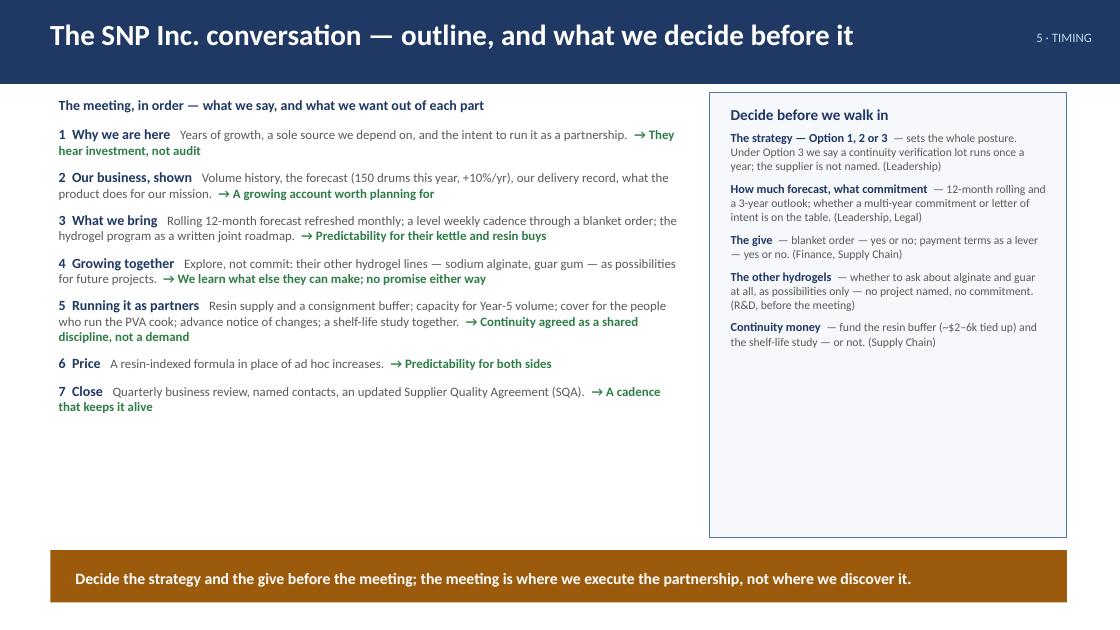
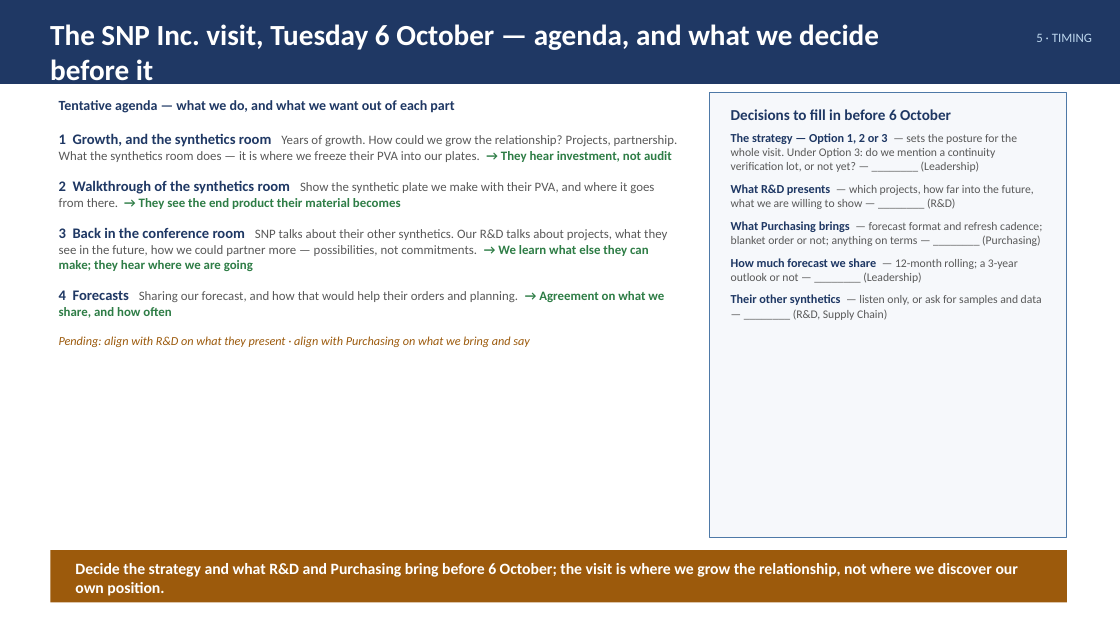
Before and after one commit to naviero1/Claude-Works, a slide deck: slide 9 of PVA second supplier initiative/PVA_Second_Supplier_Leadership_Deck.pptx. Drawn at 1120x630 pixels with LibreOffice and Linux fonts; fonts in the diff are those of the drawing. Boxes give left, top, right and bottom in pixels: in the first picture for what was removed or moved away, otherwise in the second. Text is boxed around its words. In the diff, an @@ line names an element or a change of style, - is before the commit and + after.

```diff
--- a/PVA second supplier initiative/PVA_Second_Supplier_Leadership_Deck.pptx
+++ b/PVA second supplier initiative/PVA_Second_Supplier_Leadership_Deck.pptx
@@ text at bbox=[50, 24, 879, 87]: text changed @@
-The SNP Inc. conversation — outline, and what we decide before it
+The SNP Inc. visit, Tuesday 6 October — agenda, and what we decide before it
@@ text at bbox=[59, 100, 454, 113]: text changed @@
-The meeting, in order — what we say, and what we want out of each part
+Tentative agenda — what we do, and what we want out of each part
@@ text at bbox=[731, 109, 1042, 320]: text changed @@
-Decide before we walk in
-The strategy — Option 1, 2 or 3 — sets the whole posture. Under Option 3 we say a continuity verification lot runs once a year; the supplier is not named. (Leadership)
-How much forecast, what commitment — 12-month rolling and a 3-year outlook; whether a multi-year commitment or letter of intent is on the table. (Leadership, Legal)
-The give — blanket order — yes or no; payment terms as a lever — yes or no. (Finance, Supply Chain)
-The other hydrogels — whether to ask about alginate and guar at all, as possibilities only — no project named, no commitment. (R&D, before the meeting)
-Continuity money — fund the resin buffer (~$2–6k tied up) and the shelf-life study — or not. (Supply Chain)
+Decisions to fill in before 6 October
+The strategy — Option 1, 2 or 3 — sets the posture for the whole visit. Under Option 3: do we mention a continuity verification lot, or not yet? — ________ (Leadership)
+What R&D presents — which projects, how far into the future, what we are willing to show — ________ (R&D)
+What Purchasing brings — forecast format and refresh cadence; blanket order or not; anything on terms — ________ (Purchasing)
+How much forecast we share — 12-month rolling; a 3-year outlook or not — ________ (Leadership)
+Their other synthetics — listen only, or ask for samples and data — ________ (R&D, Supply Chain)
@@ text at bbox=[59, 133, 678, 347]: text changed @@
-1 Why we are here Years of growth, a sole source we depend on, and the intent to run it as a partnership. → They hear investment, not audit
-2 Our business, shown Volume history, the forecast (150 drums this year, +10%/yr), our delivery record, what the product does for our mission. → A growing account worth planning for
-3 What we bring Rolling 12-month forecast refreshed monthly; a level weekly cadence through a blanket order; the hydrogel program as a written joint roadmap. → Predictability for their kettle and resin buys
-4 Growing together Explore, not commit: their other hydrogel lines — sodium alginate, guar gum — as possibilities for future projects. → We learn what else they can make; no promise either way
-5 Running it as partners Resin supply and a consignment buffer; capacity for Year-5 volume; cover for the people who run the PVA cook; advance notice of changes; a shelf-life study together. → Continuity agreed as a shared discipline, not a demand
-6 Price A resin-indexed formula in place of ad hoc increases. → Predictability for both sides
-7 Close Quarterly business review, named contacts, an updated Supplier Quality Agreement (SQA). → A cadence that keeps it alive
+1 Growth, and the synthetics room Years of growth. How could we grow the relationship? Projects, partnership. What the synthetics room does — it is where we freeze their PVA into our plates. → They hear investment, not audit
+2 Walkthrough of the synthetics room Show the synthetic plate we make with their PVA, and where it goes from there. → They see the end product their material becomes
+3 Back in the conference room SNP talks about their other synthetics. Our R&D talks about projects, what they see in the future, how we could partner more — possibilities, not commitments. → We learn what else they can make; they hear where we are going
+4 Forecasts Sharing our forecast, and how that would help their orders and planning. → Agreement on what we share, and how often
+Pending: align with R&D on what they present · align with Purchasing on what we bring and say
@@ text at bbox=[75, 563, 1018, 596]: text changed @@
-Decide the strategy and the give before the meeting; the meeting is where we execute the partnership, not where we discover it.
+Decide the strategy and what R&D and Purchasing bring before 6 October; the visit is where we grow the relationship, not where we discover our own position.
```
Also in this commit, not shown: 5 other slides changed, 3 other files.
